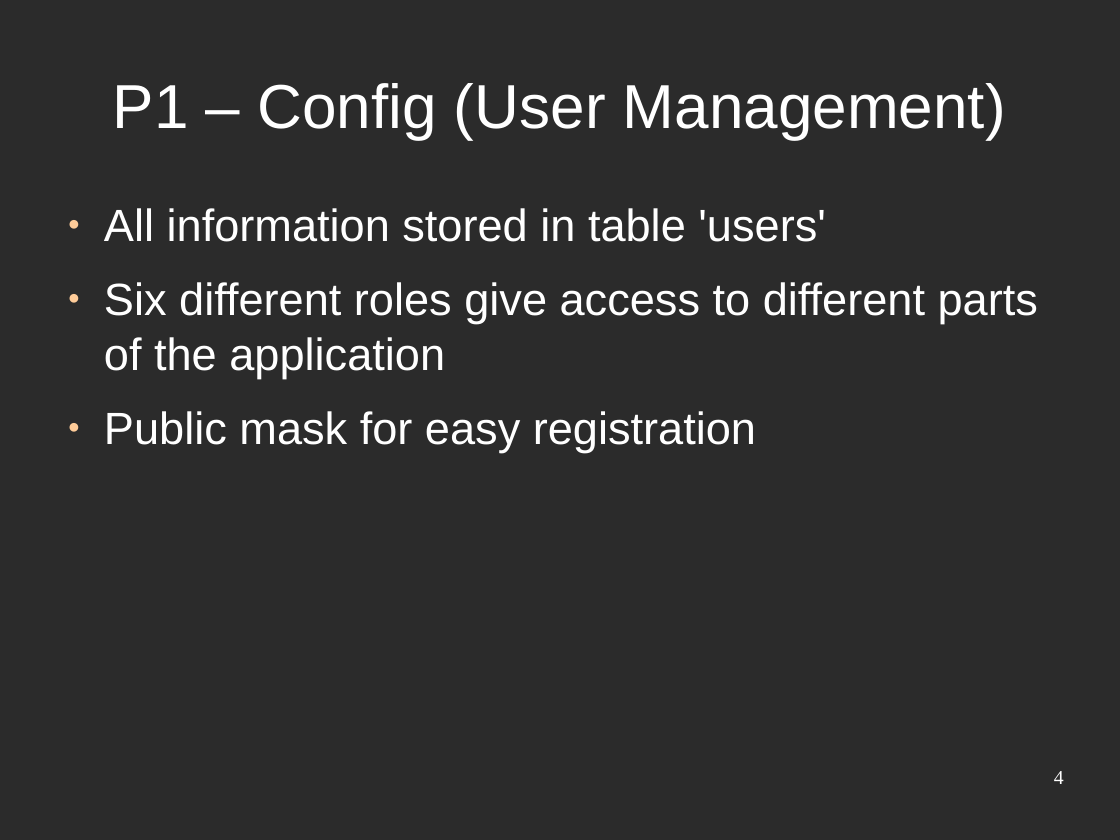
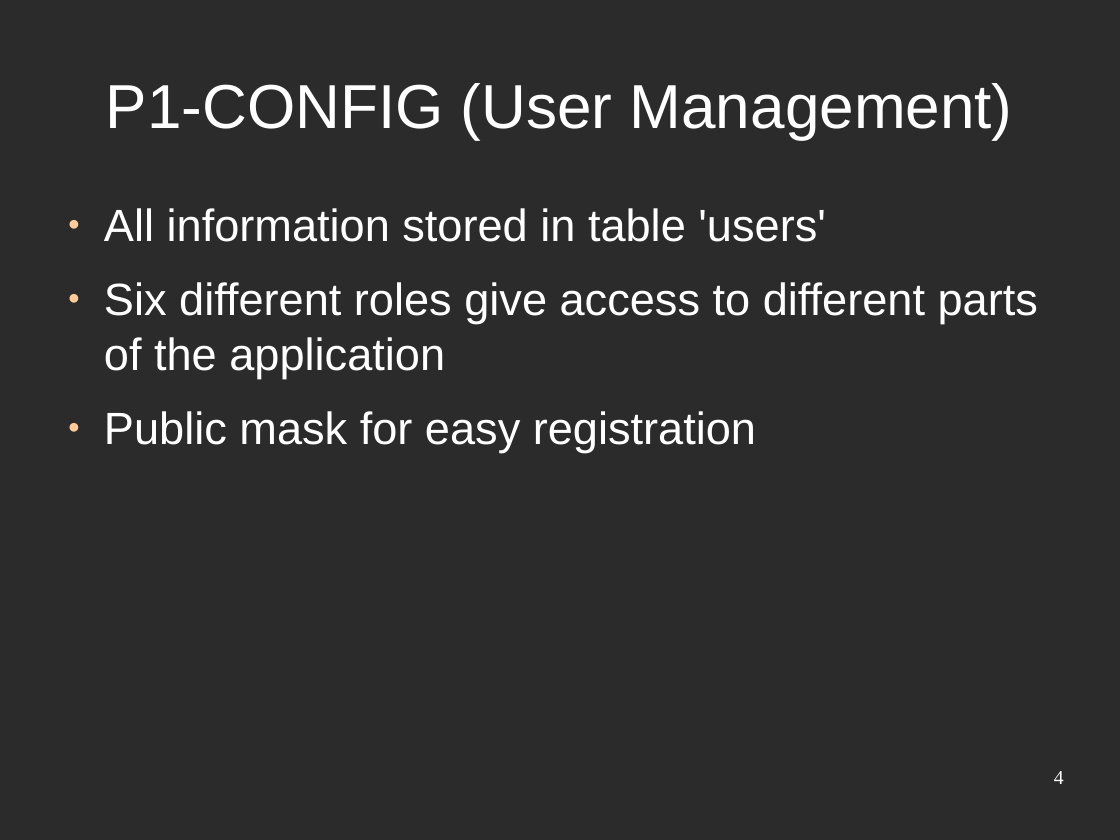
Before and after one commit to djjorjinho/mutworange_2011, a slide deck: slide 4 of documents/presentation/final_presentation.odp. Drawn at 1120x840 pixels with LibreOffice and Linux fonts; fonts in the diff are those of the drawing; background and template pictures are left out; a plain dark background stands for a picture behind light text. Boxes give left, top, right and bottom in pixels: in the first picture for what was removed or moved away, otherwise in the second. Text is boxed around its words. In the diff, an @@ line names an element or a change of style, - is before the commit and + after.

```diff
--- a/documents/presentation/final_presentation.odp
+++ b/documents/presentation/final_presentation.odp
@@ title at box(106, 83, 1013, 139): text changed @@
-P1 – Config (User Management)
+P1-CONFIG (User Management)
```
Also in this commit, not shown: 17 other slides changed.
